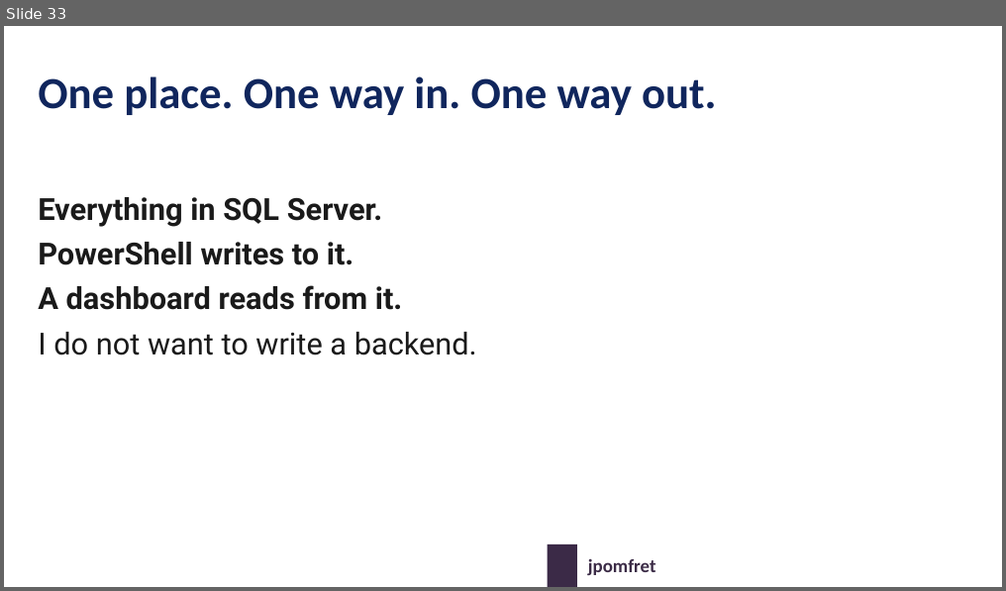
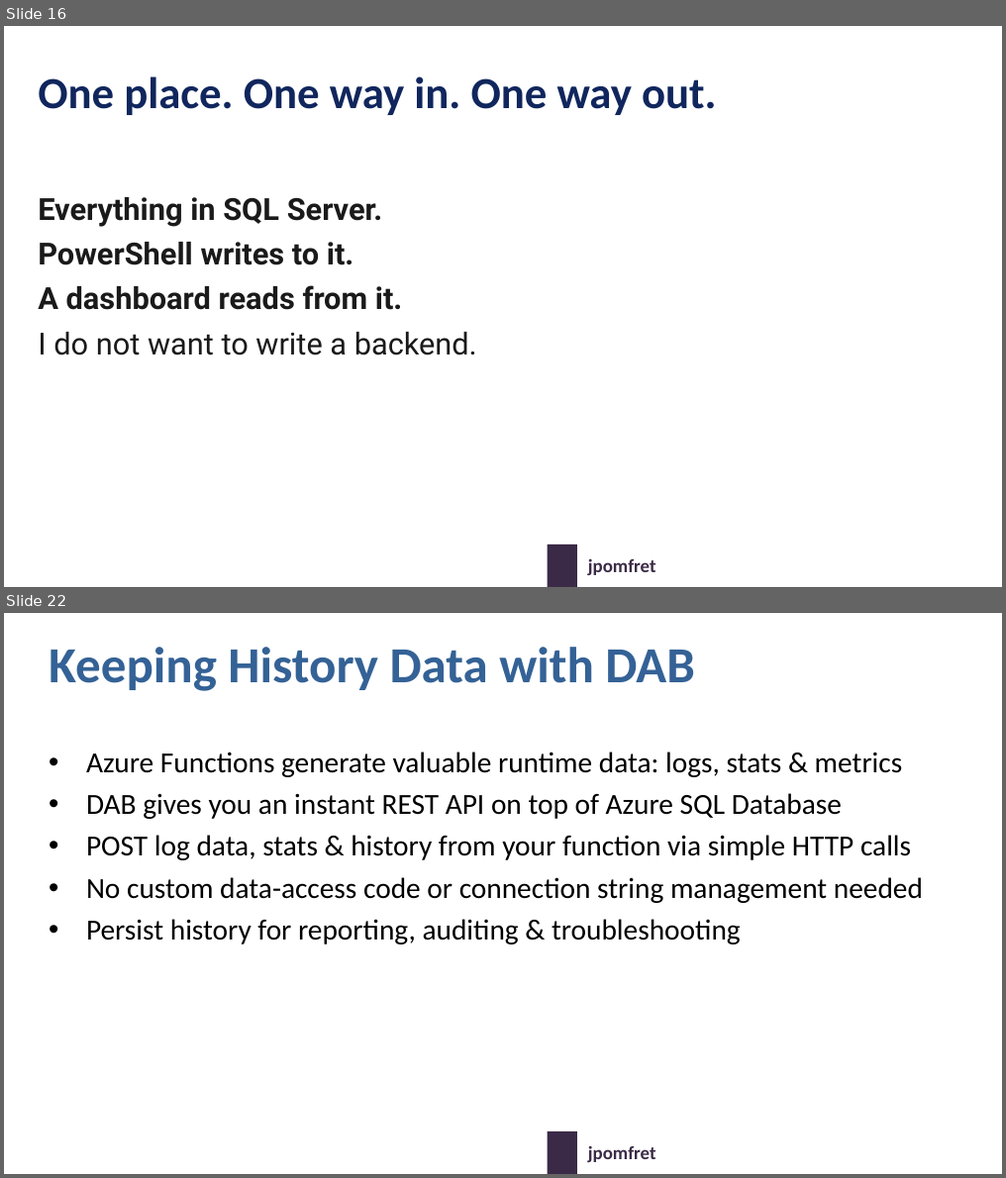
Before and after one commit to jpomfret/dab-presentation, a slide deck: Pomfret-dab-psconf-v2-updated.pptx. Shown one above the other, each under a label of ours: slide 33 before the commit, slides 16 and 22 after it; the slides between them are not shown. The pictures are 1006x591 and 1006x1178 pixels, drawn with LibreOffice and Linux fonts; fonts in the diff are those of the drawing; background and template pictures are left out. Boxes give left, top, right and bottom in pixels: in the first picture for what was removed or moved away, otherwise in the second. Text is boxed around its words. In the diff, an @@ line names an element or a change of style, - is before the commit and + after.

```diff
--- a/Pomfret-dab-psconf-v2-updated.pptx
+++ b/Pomfret-dab-psconf-v2-updated.pptx
@@ slide 22 added at (x1=4, y1=613, x2=1002, y2=1174), background picture (left out); not listed: 2 template elements that a slide beside it also shows @@
@@ title added at (x1=49, y1=647, x2=694, y2=691), 48.6 pt, text #346296, bold @@
+Keeping History Data with DAB
@@ text added at (x1=86, y1=752, x2=923, y2=945), 28 pt, text #000000 @@
+• Azure Functions generate valuable runtime data: logs, stats & metrics
+• DAB gives you an instant REST API on top of Azure SQL Database
+• POST log data, stats & history from your function via simple HTTP calls
+• No custom data-access code or connection string management needed
+• Persist history for reporting, auditing & troubleshooting
@@ what was slide 33 is now slide 16 @@
```
Also in this commit, not shown: 9 slides changed, 8 other slides added, 8 slides removed, 2 other files.
